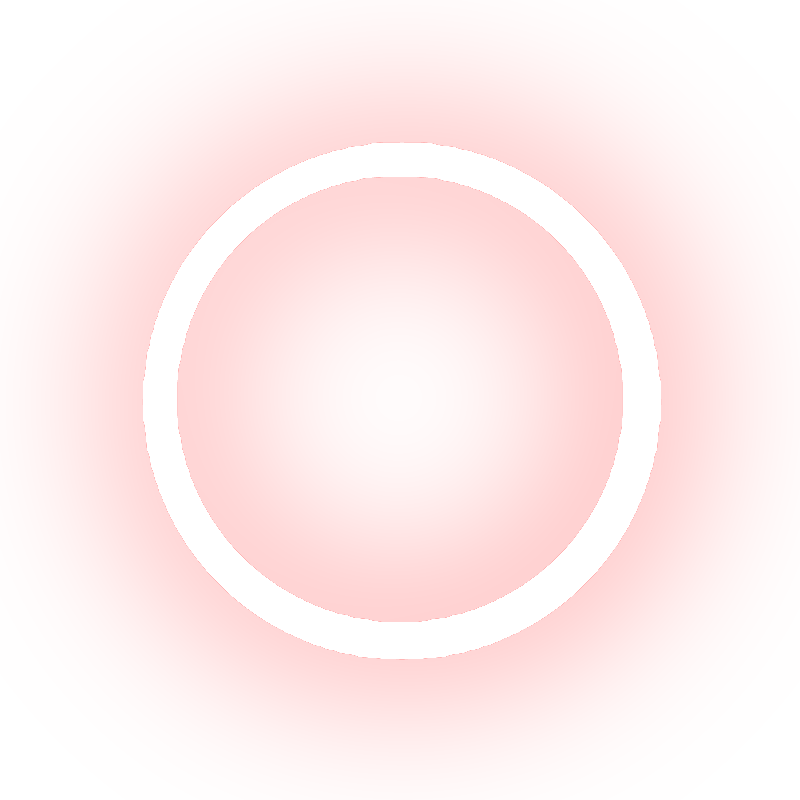
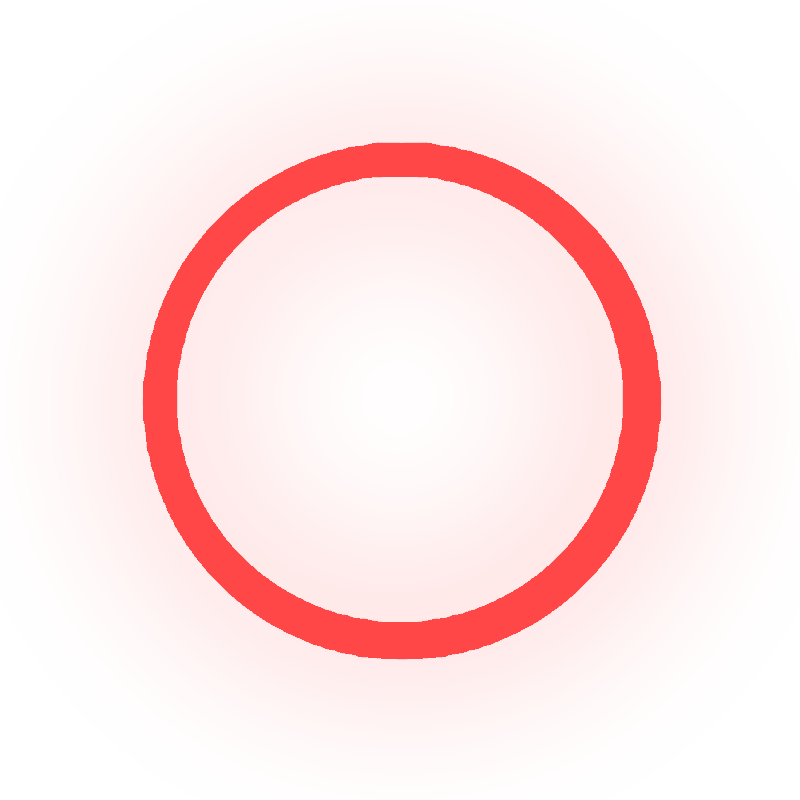
Two versions of the same layered image (800px x 800px). Layer-by-layer changes:
painted on "Selected" over box(0, 0, 800, 800)
